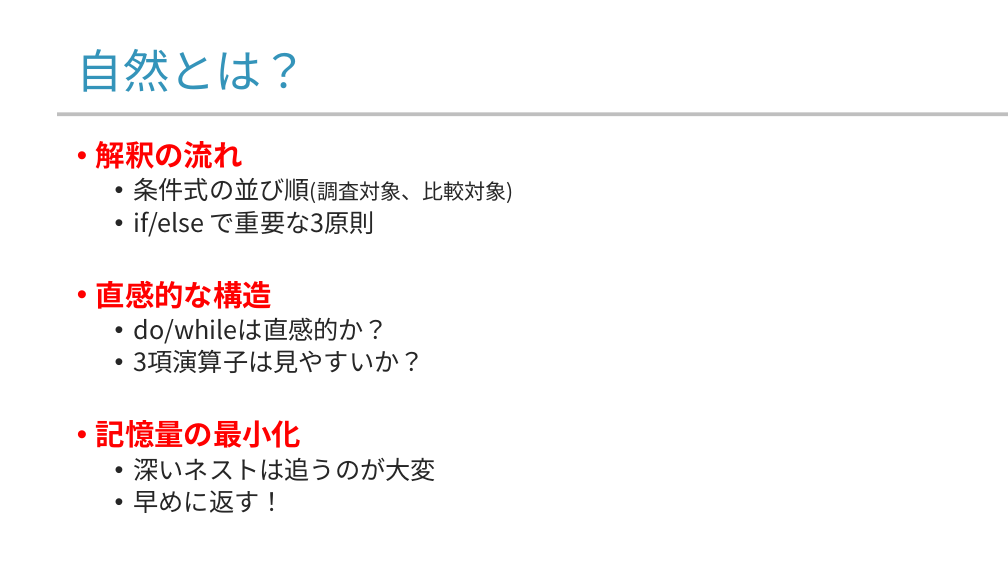
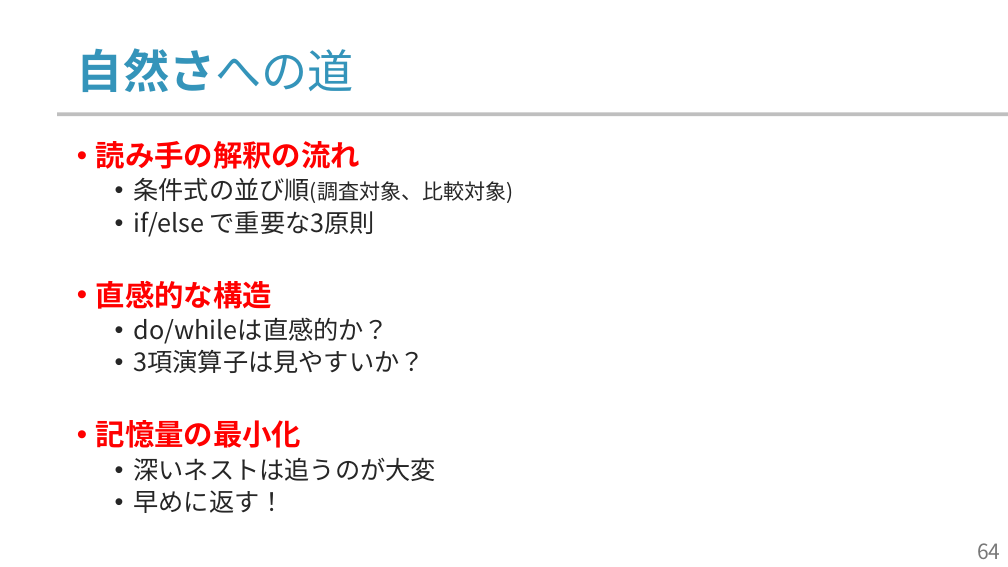
Before and after one commit to yamada-ai/java-prac, a slide deck: slide 64 of 07_ccontrol_flow_1.pptx (slide 59 before the commit). Drawn at 1008x567 pixels with LibreOffice and Linux fonts; fonts in the diff are those of the drawing; background and template pictures are left out. Boxes give left, top, right and bottom in pixels: in the first picture for what was removed or moved away, otherwise in the second. Text is boxed around its words. In the diff, an @@ line names an element or a change of style, - is before the commit and + after.

```diff
--- a/07_ccontrol_flow_1.pptx
+++ b/07_ccontrol_flow_1.pptx
@@ title at [77, 48, 354, 92]: text changed; bold on @@
-自然とは？
+自然さへの道
@@ text at [96, 141, 360, 169]: text changed @@
-• 解釈の流れ
+• 読み手の解釈の流れ
@@ page number added at [977, 543, 1000, 559], 20 pt, text #797979 @@
+64
```
Also in this commit, not shown: 59 other slides changed, 5 slides added, 1 slide removed.
